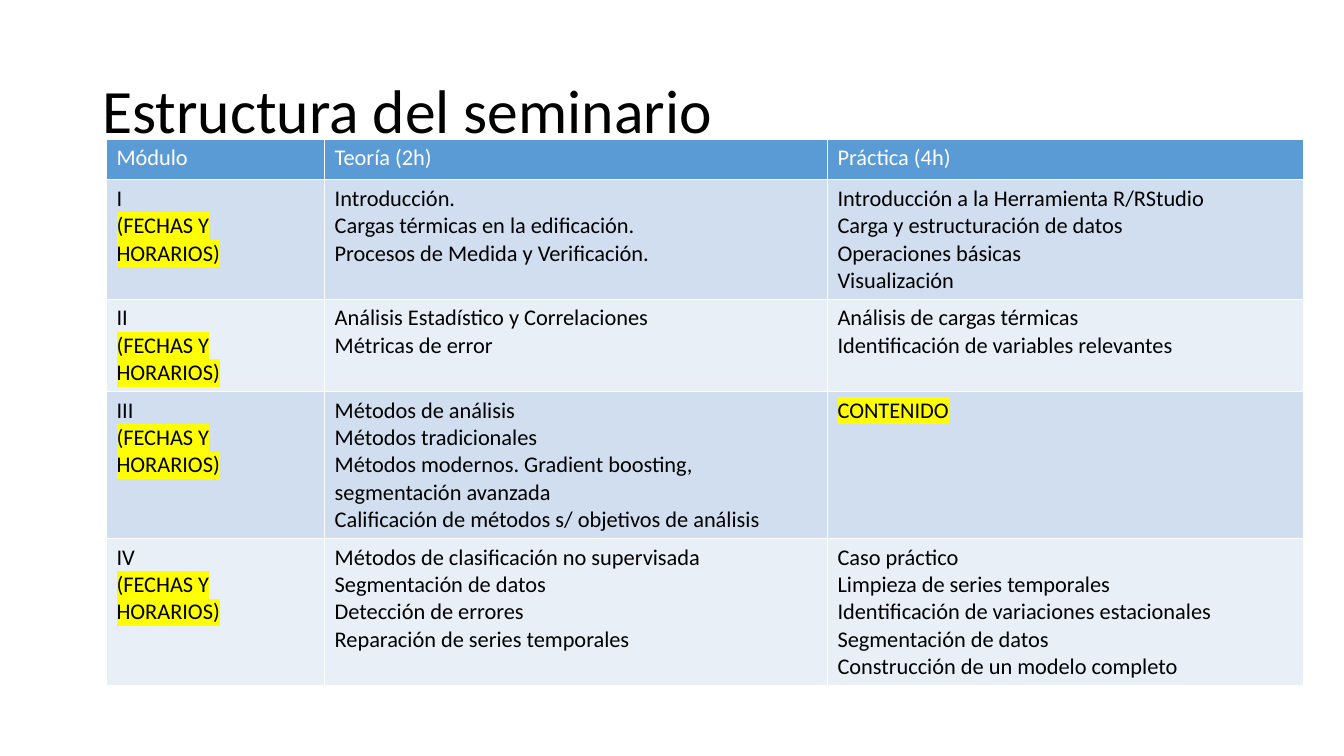
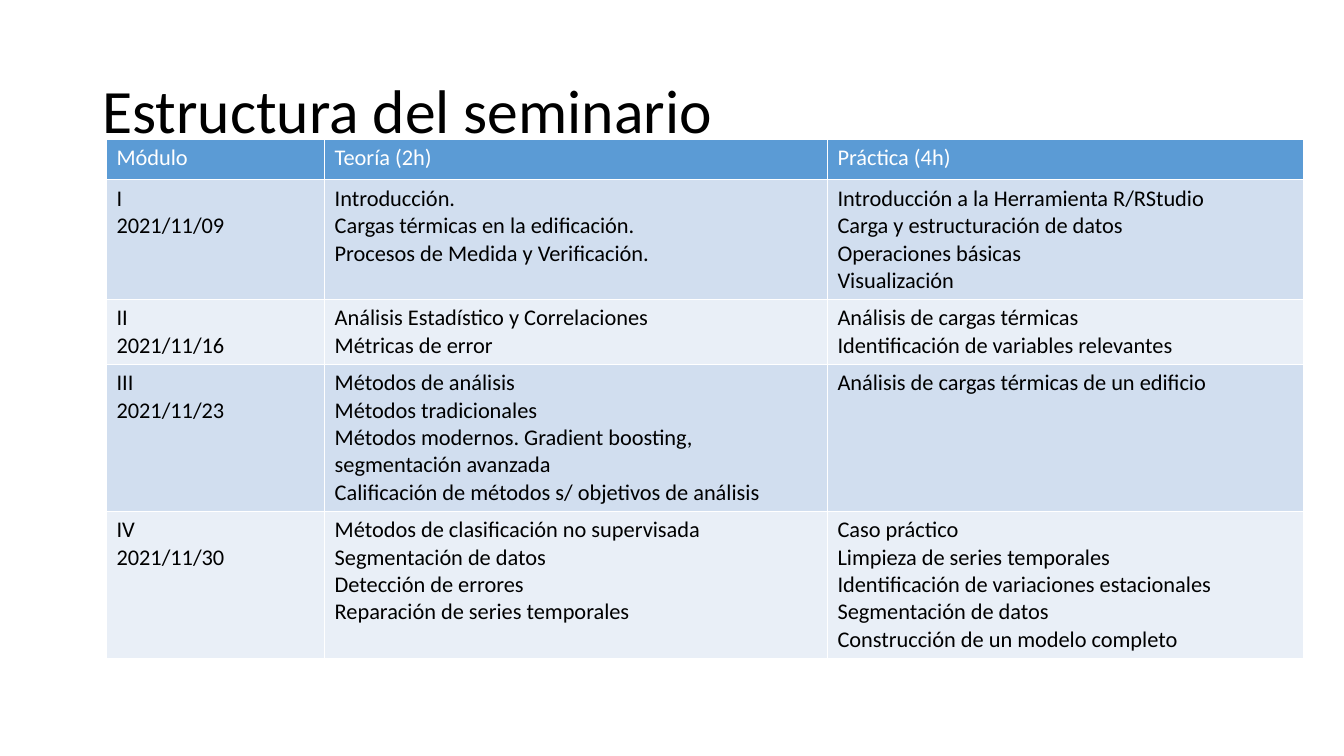
Before and after one commit to robgaray/EESIA_Consumo_Analisis_Datos_2021, a slide deck: slide 4 of 1_Presentaciones/Sesion_4_Teoria.pptx. Drawn at 1344x756 pixels with LibreOffice and Linux fonts; fonts in the diff are those of the drawing; background and template pictures are left out. Boxes give left, top, right and bottom in pixels: in the first picture for what was removed or moved away, otherwise in the second. Text is boxed around its words. In the diff, an @@ line names an element or a change of style, - is before the commit and + after.

```diff
--- a/1_Presentaciones/Sesion_4_Teoria.pptx
+++ b/1_Presentaciones/Sesion_4_Teoria.pptx
@@ table at (x1=107, y1=139, x2=1304, y2=655) @@
-row 2, column 1: I / (FECHAS Y HORARIOS)
+row 2, column 1: I / 2021/11/09
-row 3, column 1: II / (FECHAS Y HORARIOS)
+row 3, column 1: II / 2021/11/16
-row 4, column 1: III / (FECHAS Y HORARIOS)
+row 4, column 1: III / 2021/11/23
-row 4, column 3: CONTENIDO
+row 4, column 3: Análisis de cargas térmicas de un edificio
-row 5, column 1: IV / (FECHAS Y HORARIOS)
+row 5, column 1: IV / 2021/11/30
```
Also in this commit, not shown: 1 other file.
